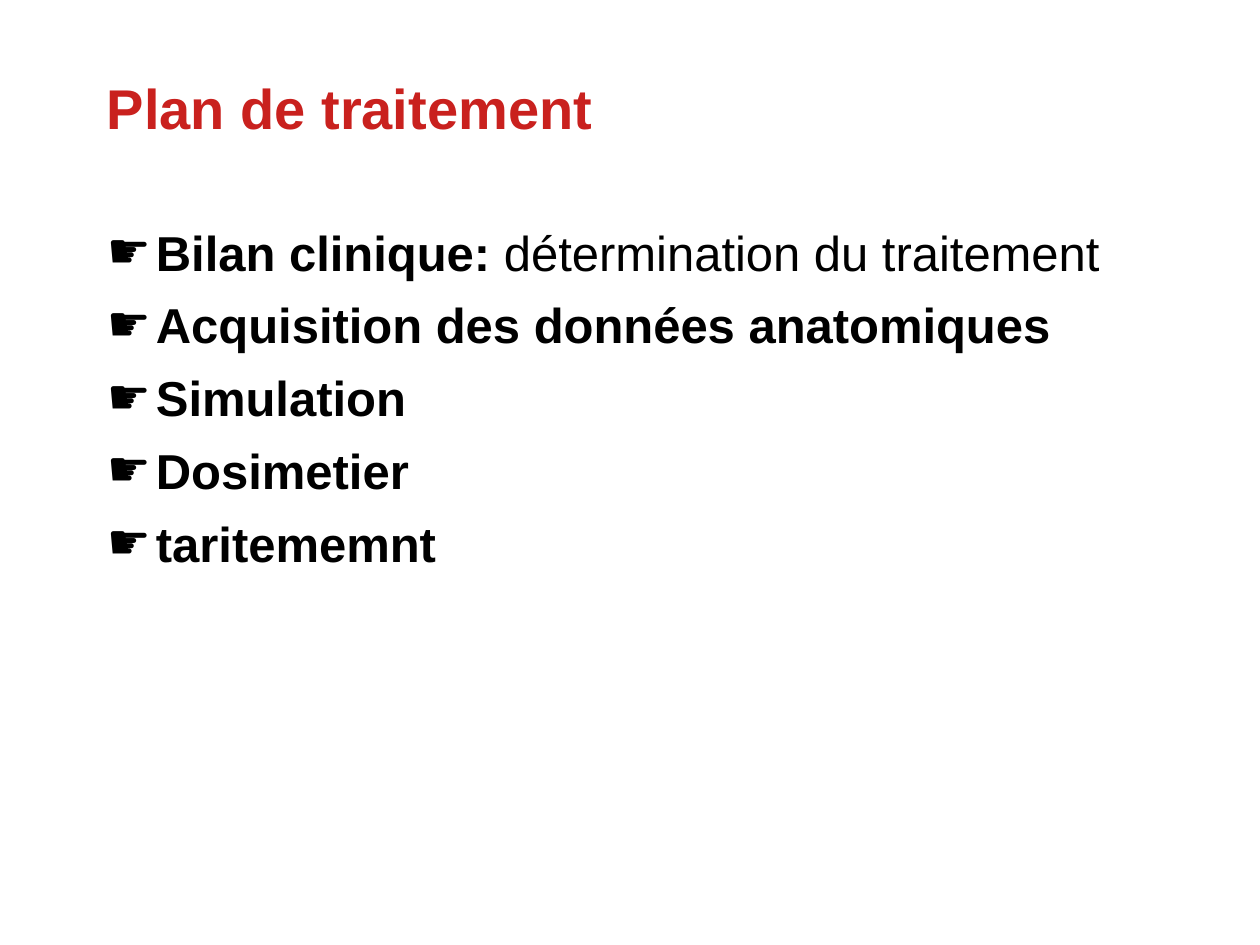
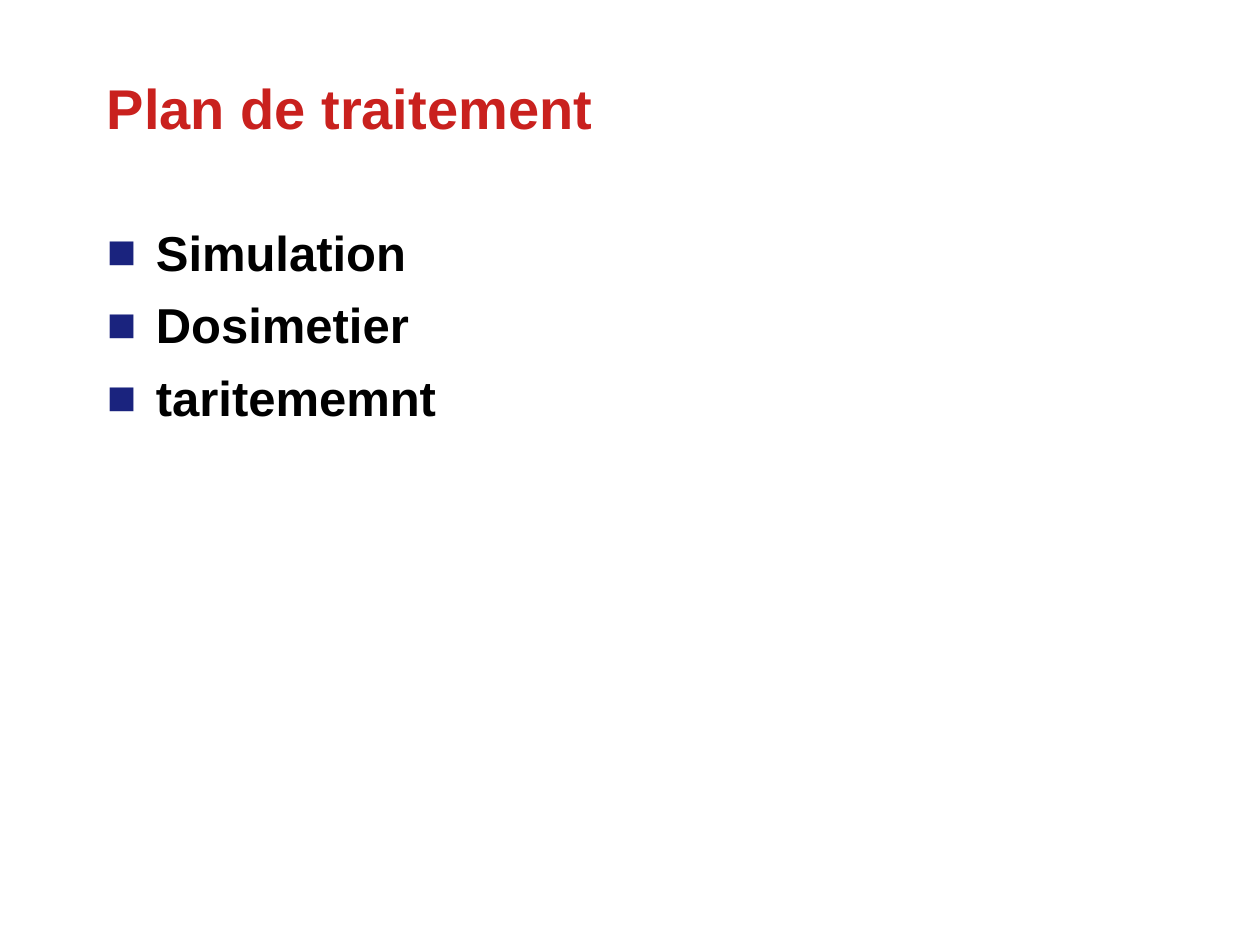
Before and after one commit to ay-learn/RT-ORL, a slide deck: slide 17 of power-point/biophysique.pptx (slide 19 before the commit). Drawn at 1260x945 pixels with LibreOffice and Linux fonts; fonts in the diff are those of the drawing; background and template pictures are left out. Boxes give left, top, right and bottom in pixels: in the first picture for what was removed or moved away, otherwise in the second. Text is boxed around its words. In the diff, an @@ line names an element or a change of style, - is before the commit and + after.

```diff
--- a/power-point/biophysique.pptx
+++ b/power-point/biophysique.pptx
@@ text at box(156, 235, 1100, 354): paragraphs removed @@
-☛ Bilan clinique: détermination du traitement
-☛ Acquisition des données anatomiques
@@ text at box(156, 235, 436, 417): bullet ☛ to ■; bullet colour #000000 to #1A237E @@
```
Also in this commit, not shown: 12 other slides changed, 1 slide added, 2 slides removed.
